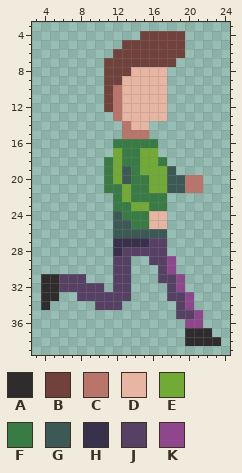
Two versions of one pixel-art sprite, assets/textures/player/run/run_5.png. The first picture shows the starting point.
The file is 30x40 pixels. Shown: x 3..24, y 3..39.
Palette (. is transparent): A #302c2e  B #71413b  C #ba756a  D #e9b5a3  E #71aa34  F #397b44  G #3c5956  H #39314b  J #564064  K #8e478c
Once edited:
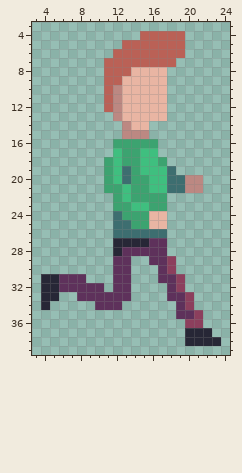
Difference:
Colour A changes from #302c2e to #272736.
Colour B changes from #71413b to #ba6156.
Colour C changes from #ba756a to #bc8882.
Colour E changes from #71aa34 to #3fbf7f.
Colour F changes from #397b44 to #3ca370.
Colour G changes from #3c5956 to #3d6e70.
Colour J changes from #564064 to #5e315b.
Colour K changes from #8e478c to #8c3f5d.
Colour H gives way to colour A in row 27 at x 12 to 15; in row 28 at x 12.
Pixel boxes of the changes (left, top, right, bottom) in both pictures:
changed: (41, 31, 221, 346)
